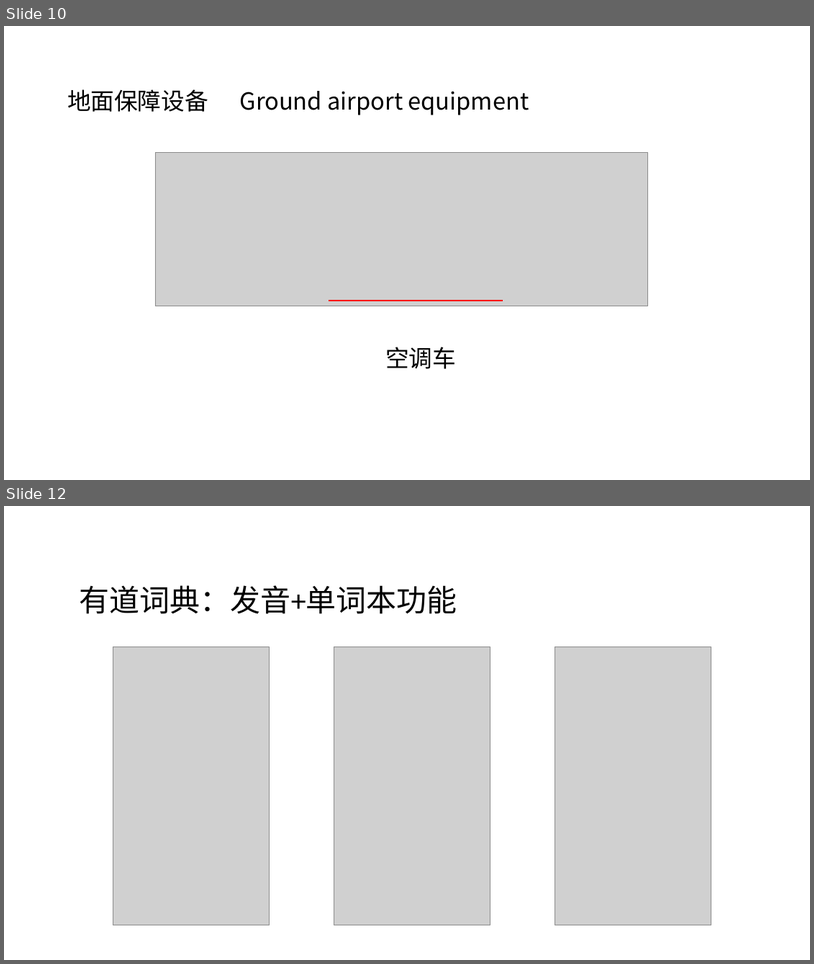
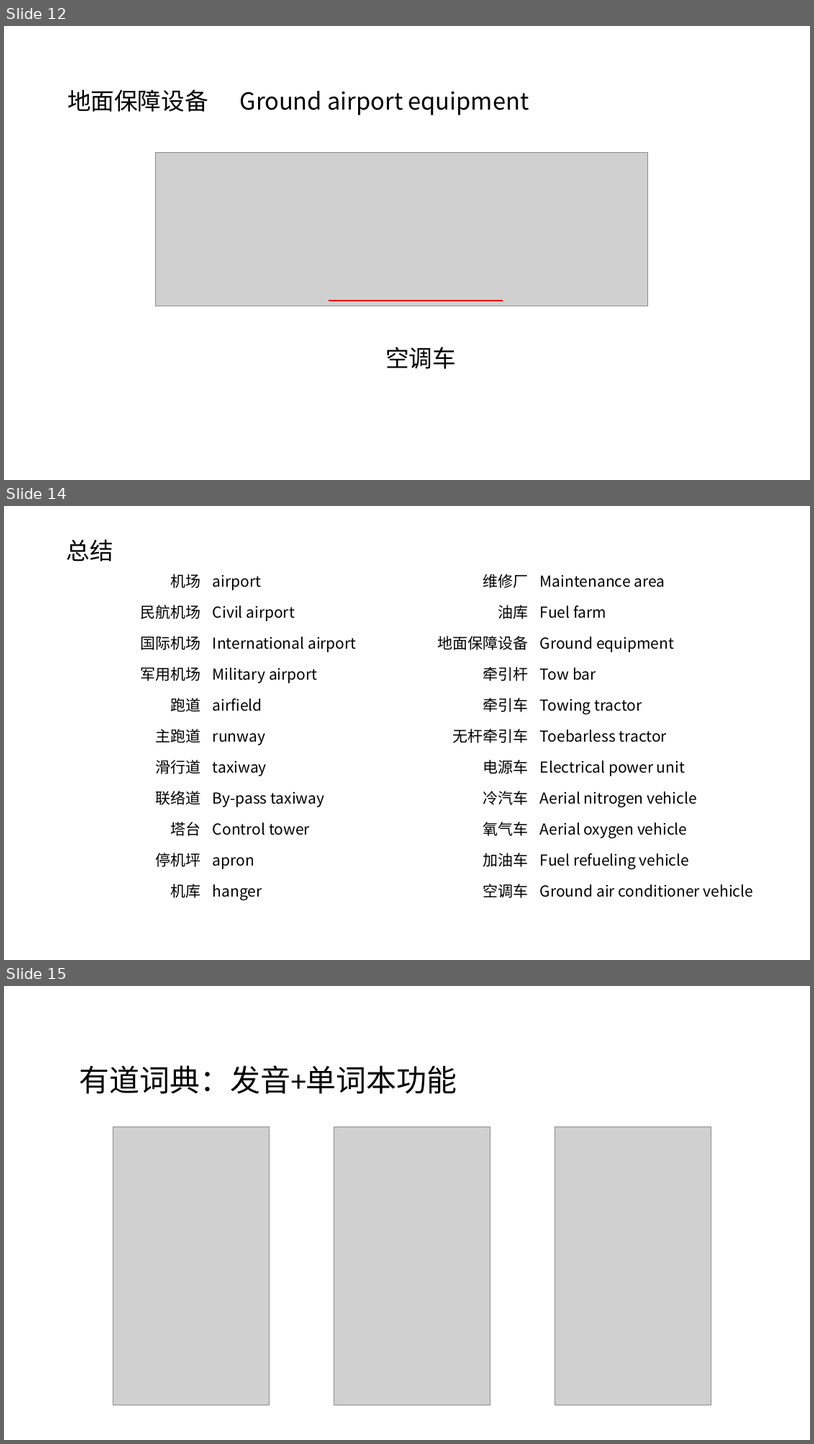
Before and after one commit to dlovegrace/english-teaching, a slide deck: airport sign.pptx. Shown one above the other, each under a label of ours: slides 10 and 12 before the commit, slides 12, 14 and 15 after it; the slides between them are not shown. The pictures are 814x964 and 814x1444 pixels, drawn with LibreOffice and Linux fonts; fonts in the diff are those of the drawing; grey boxes stand for pictures. Boxes give left, top, right and bottom in pixels: in the first picture for what was removed or moved away, otherwise in the second. Text is boxed around its words. In the diff, an @@ line names an element or a change of style, - is before the commit and + after.

```diff
--- a/airport sign.pptx
+++ b/airport sign.pptx
@@ slide 14 added at (4, 506, 810, 960), background #FFFFFF @@
@@ text added at (67, 539, 113, 561), 28 pt, text #000000 @@
+总结
@@ table added at (91, 566, 397, 907), 11 rows, 2 columns @@
+机场 | airport
+民航机场 | Civil airport
+国际机场 | International airport
+军用机场 | Military airport
+跑道 | airfield
+主跑道 | runway
+滑行道 | taxiway
+联络道 | By-pass taxiway
+塔台 | Control tower
+停机坪 | apron
+机库 | hanger
@@ table added at (397, 566, 760, 907), 11 rows, 2 columns @@
+维修厂 | Maintenance area
+油库 | Fuel farm
+地面保障设备 | Ground equipment
+牵引杆 | Tow bar
+牵引车 | Towing tractor
+无杆牵引车 | Toebarless tractor
+电源车 | Electrical power unit
+冷汽车 | Aerial nitrogen vehicle
+氧气车 | Aerial oxygen vehicle
+加油车 | Fuel refueling vehicle
+空调车 | Ground air conditioner vehicle
@@ what was slide 10 is now slide 12 @@
@@ what was slide 12 is now slide 15 @@
```
Also in this commit, not shown: 3 slides changed, 2 other slides added.
